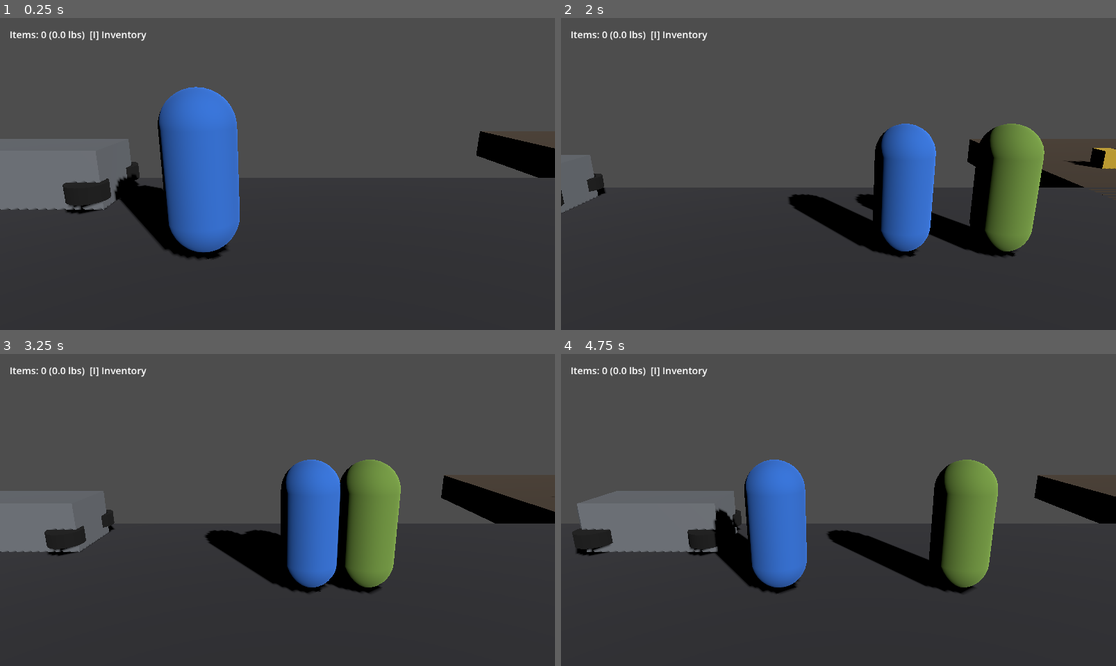
Above: before the commit, frames 1-4 (two rows, left to right).
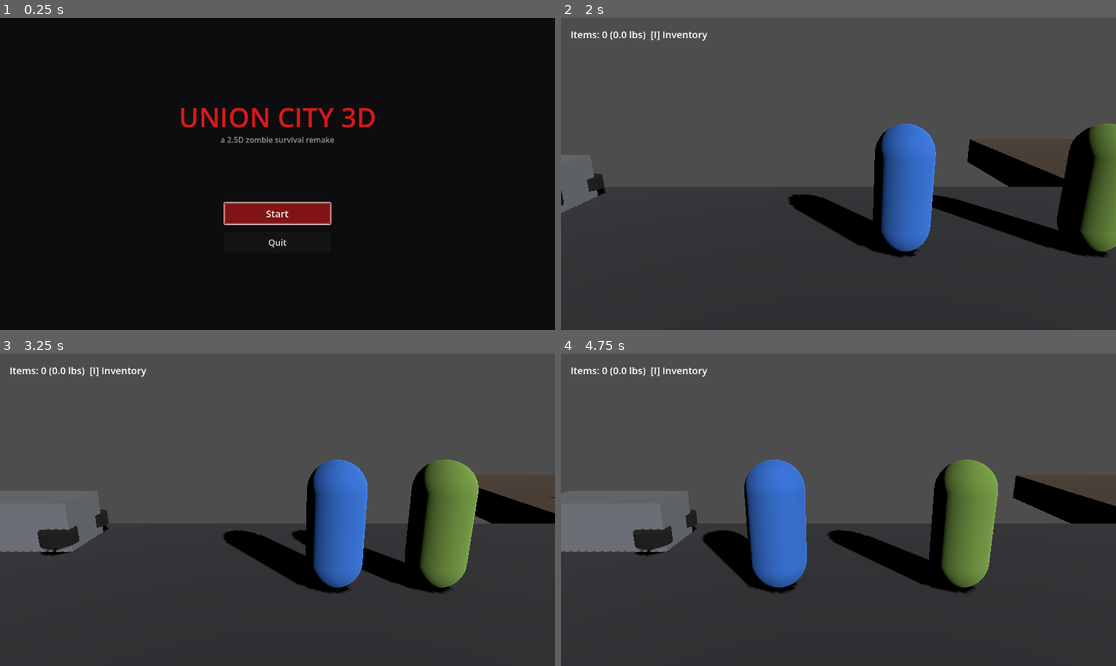
Above: after the commit, the same moments.

Repository: Natkiio/union-city-3d-remake
Game: Godot game, scene res://scenes/ui/main_menu.tscn
Same seed, same stepped clock (60 frames per second), same inputs: the game is played once before the commit and once after it. Before the commit the project starts from res://scenes/main.tscn.
Inputs (mouse positions are in pixels of both pictures, inside the frame that each line leads up to):
- Up to frame 1 (0.25 s): no input
- Up to frame 2 (2 s): click (838, 214) at 0.5 s, where only the run after the commit has a clickable "Start"; tap Enter at 1.25 s; move the mouse to (960, 158) at 1.27 s; hold D (move_right) from 1.28 s (still down); tap Space (attack) at 1.35 s
- Up to frame 3 (3.25 s): move the mouse to (166, 525) at 2.02 s; release D (move_right) at 2.03 s; hold A (move_left) 2.03-2.78 s; tap Space (attack) at 2.1, 3.05 s; move the mouse to (333, 441) at 2.77 s; hold D (move_right) from 2.78 s (still down); tap E (interact) at 2.85 s
- Up to frame 4 (4.75 s): move the mouse to (810, 572) at 3.52 s; tap 1 at 3.6 s; tap Space (attack) at 3.8, 4.55 s; move the mouse to (1005, 556) at 4.27 s; release D (move_right) at 4.28 s; hold A (move_left) from 4.28 s (still down); tap 9 at 4.35 s

The runs differ from the first frame. In frame 1, 96% of the frame differs, in the area x 0-100%, y 0-100%; in frame 2, 9.1%; in frame 3, 14%; in frame 4, 4.2%.

Commit message:
Add a main menu, and send the player back to it on death
New title screen (main_menu.tscn/.gd) is now the game's actual entry
point: 'Union City 3D' title, Start (launches scenes/main.tscn fresh)
and Quit. Start also resets any leftover run state (Inventory,
LootState, pending spawn point) so a new game is always clean even if
the app never quit between runs.

player.gd: health reaching 0 now actually does something — it clears
Inventory/LootState, unpauses the tree (in case death happens mid-UI),
and deferred-transitions back to the main menu (deferred so it's safe
to call from inside a physics callback, e.g. a zombie's attack). An
is_dead guard stops take_damage from re-triggering the transition if
multiple hits land in the same frame after health already hit 0.

Also fixed a latent issue this surfaced: InventoryUI is an autoload
that persists across scene changes and was polling for the toggle key
every frame regardless of scene, so pressing I on the menu would pop
open an (empty, player-less) inventory. It now no-ops unless a
'player' node actually exists in the current scene.

Verified headless (via the project's actual main_scene entry point,
not jumping straight to gameplay): menu loads first, clicking Start
switches to real gameplay with a fresh 100-HP player; dealt 200
fatal damage and confirmed the scene switched back to the menu,
Inventory emptied, and the tree unpaused; clicked Start again and
confirmed a brand new, undamaged, non-dead player — not a stale
leftover from the previous life.

Diff:
--- a/project.godot
+++ b/project.godot
@@ -15,7 +15,7 @@
 [application]
 
 config/name="Union City 3D"
-run/main_scene="res://scenes/main.tscn"
+run/main_scene="res://scenes/ui/main_menu.tscn"
 config/features=PackedStringArray("4.7", "Forward Plus")
 
 [autoload]
--- /dev/null
+++ b/scenes/ui/main_menu.tscn
@@ -0,0 +1,86 @@
+[gd_scene format=3 uid="uid://jpd0mqtjsuyo"]
+
+[ext_resource type="Script" path="res://scripts/main_menu.gd" id="1"]
+
+[sub_resource type="StyleBoxFlat" id="Style_Button"]
+bg_color = Color(0.5, 0.08, 0.08, 1)
+border_width_left = 2
+border_width_top = 2
+border_width_right = 2
+border_width_bottom = 2
+border_color = Color(0.8, 0.2, 0.2, 1)
+corner_radius_top_left = 4
+corner_radius_top_right = 4
+corner_radius_bottom_right = 4
+corner_radius_bottom_left = 4
+
+[node name="MainMenu" type="Control"]
+layout_mode = 3
+anchors_preset = 15
+anchor_right = 1.0
+anchor_bottom = 1.0
+script = ExtResource("1")
+
+[node name="Background" type="ColorRect" parent="."]
+anchors_preset = 15
+anchor_right = 1.0
+anchor_bottom = 1.0
+color = Color(0.05, 0.05, 0.06, 1)
+
+[node name="Title" type="Label" parent="."]
+anchors_preset = 8
+anchor_left = 0.5
+anchor_top = 0.35
+anchor_right = 0.5
+anchor_bottom = 0.35
+offset_left = -300.0
+offset_top = -60.0
+offset_right = 300.0
+offset_bottom = 10.0
+theme_override_colors/font_color = Color(0.85, 0.1, 0.1, 1)
+theme_override_font_sizes/font_size = 56
+horizontal_alignment = 1
+text = "UNION CITY 3D"
+
+[node name="Subtitle" type="Label" parent="."]
+anchors_preset = 8
+anchor_left = 0.5
+anchor_top = 0.35
+anchor_right = 0.5
+anchor_bottom = 0.35
+offset_left = -300.0
+offset_top = 14.0
+offset_right = 300.0
+offset_bottom = 44.0
+theme_override_colors/font_color = Color(0.6, 0.6, 0.6, 1)
+theme_override_font_sizes/font_size = 16
+horizontal_alignment = 1
+text = "a 2.5D zombie survival remake"
+
+[node name="Panel" type="Control" parent="."]
+anchors_preset = 8
+anchor_left = 0.5
+anchor_top = 0.5
+anchor_right = 0.5
+anchor_bottom = 0.5
+offset_left = -110.0
+offset_top = 60.0
+offset_right = 110.0
+offset_bottom = 160.0
+
+[node name="VBox" type="VBoxContainer" parent="Panel"]
+anchors_preset = 15
+anchor_right = 1.0
+anchor_bottom = 1.0
+theme_override_constants/separation = 16
+
+[node name="StartButton" type="Button" parent="Panel/VBox"]
+custom_minimum_size = Vector2(220, 44)
+theme_override_styles/normal = SubResource("Style_Button")
+theme_override_font_sizes/font_size = 20
+text = "Start"
+
+[node name="QuitButton" type="Button" parent="Panel/VBox"]
+custom_minimum_size = Vector2(220, 44)
+theme_override_font_sizes/font_size = 18
+text = "Quit"
--- a/scripts/inventory_ui.gd
+++ b/scripts/inventory_ui.gd
@@ -24,6 +24,8 @@
 func _process(_delta: float) -> void:
 	if TrunkUI.visible:
 		return
+	if get_tree().get_first_node_in_group("player") == null:
+		return # no player in this scene (e.g. the main menu) — nothing to show
 	if Input.is_action_just_pressed("toggle_inventory"):
 		if visible:
 			_close()
--- /dev/null
+++ b/scripts/main_menu.gd
@@ -0,0 +1,24 @@
+extends Control
+## Title screen: Start begins a fresh game (and resets any run state
+## left over from a previous life), Quit exits the app.
+
+@onready var start_button: Button = $Panel/VBox/StartButton
+@onready var quit_button: Button = $Panel/VBox/QuitButton
+
+func _ready() -> void:
+	start_button.pressed.connect(_on_start_pressed)
+	quit_button.pressed.connect(_on_quit_pressed)
+	start_button.grab_focus()
+
+func _on_start_pressed() -> void:
+	_reset_run_state()
+	get_tree().change_scene_to_file("res://scenes/main.tscn")
+
+func _on_quit_pressed() -> void:
+	get_tree().quit()
+
+func _reset_run_state() -> void:
+	Inventory.items.clear()
+	Inventory.inventory_changed.emit()
+	LootState.looted.clear()
+	GameState.has_pending_spawn = false
--- a/scripts/player.gd
+++ b/scripts/player.gd
@@ -9,6 +9,7 @@
 const MAX_HEALTH: float = 100.0
 
 var health: float = MAX_HEALTH
+var is_dead: bool = false
 var attack_cooldown: float = 0.0
 const ATTACK_COOLDOWN_TIME: float = 0.5
 
@@ -54,11 +55,26 @@
 
 
 func take_damage(amount: float) -> void:
+	if is_dead:
+		return
 	health = max(0.0, health - amount)
 	print("[Player] took %.1f damage, health now %.1f" % [amount, health])
 	if health <= 0.0:
-		print("[Player] died")
+		_die()
 
 func heal(amount: float) -> void:
 	health = min(MAX_HEALTH, health + amount)
 	print("[Player] healed %.1f, health now %.1f" % [amount, health])
+
+func _die() -> void:
+	is_dead = true
+	print("[Player] died - returning to main menu")
+	Inventory.items.clear()
+	Inventory.inventory_changed.emit()
+	LootState.looted.clear()
+	GameState.has_pending_spawn = false
+	get_tree().paused = false
+	call_deferred("_return_to_menu")
+
+func _return_to_menu() -> void:
+	get_tree().change_scene_to_file("res://scenes/ui/main_menu.tscn")
Not shown, added: scripts/main_menu.gd.uid
